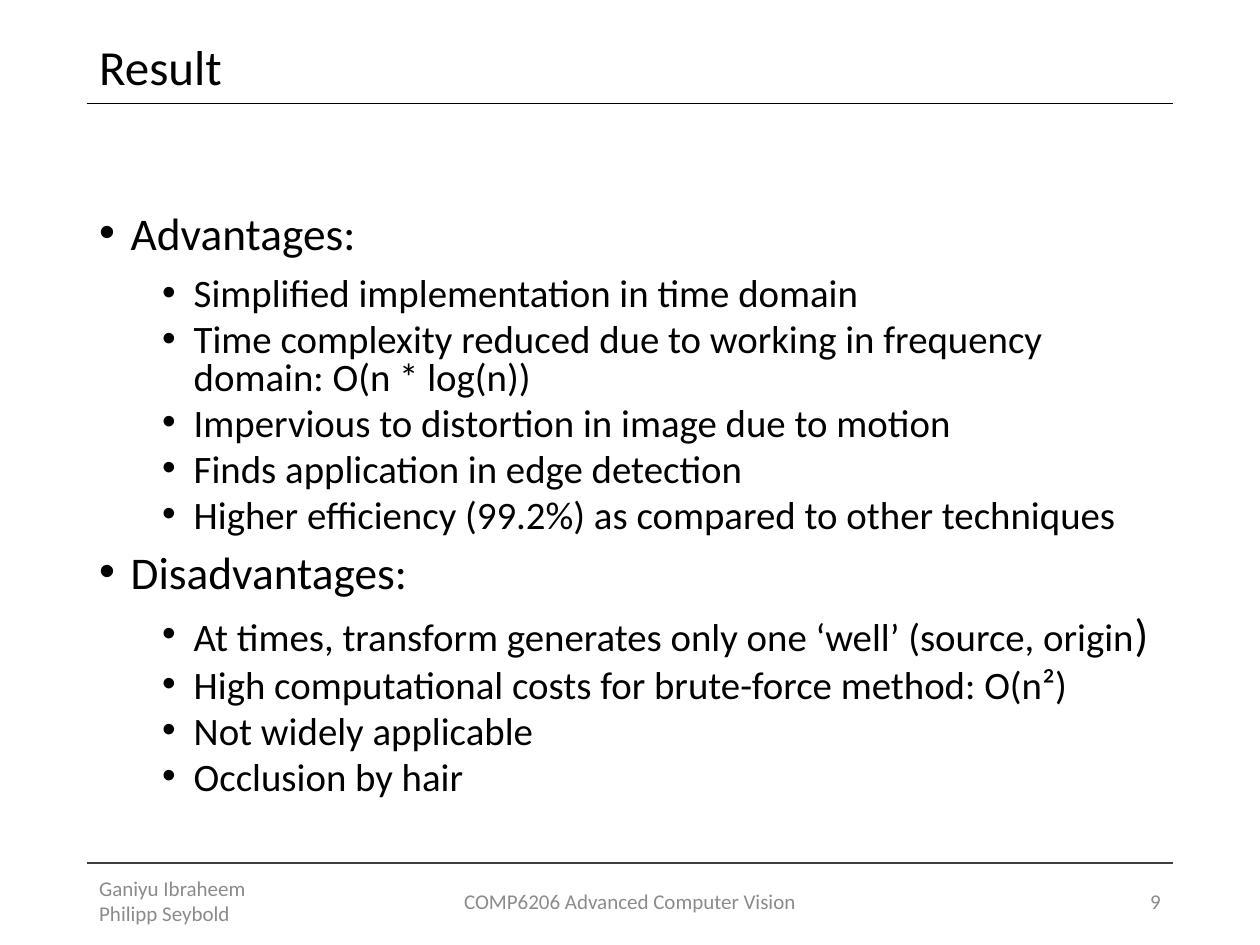
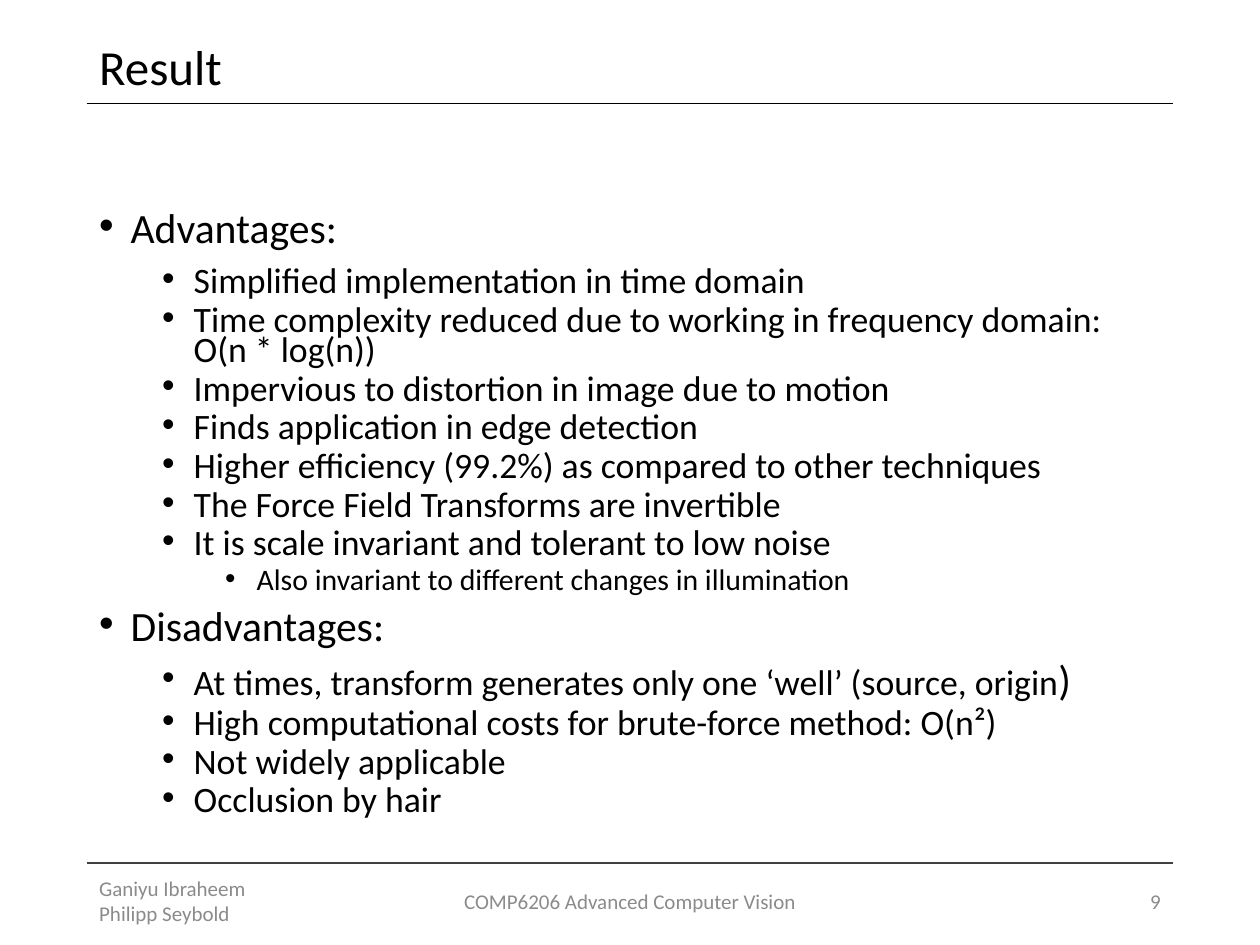
Before and after one commit to Lxrd-AJ/ForceFieldTransforms, a slide deck: slide 9 of Force Field Transformation.pptx. Drawn at 1260x945 pixels with LibreOffice and Linux fonts; fonts in the diff are those of the drawing. Boxes give left, top, right and bottom in pixels: in the first picture for what was removed or moved away, otherwise in the second. Text is boxed around its words. In the diff, an @@ line names an element or a change of style, - is before the commit and + after.

Commit message:
Force Field Implementation in progress ...

```diff
--- a/Force Field Transformation.pptx
+++ b/Force Field Transformation.pptx
@@ text at (131,214,1102,818): size 25.9 to 23.8 pt in "Advantages:", "Disadvantages:", "origin)"; size 22.2 to 20.4 pt in "Simplified implementation in time domain", "Time complexity reduced due to working in ...", "Impervious to distortion in image due to ...", "Finds application in edge detection" and 5 more places; line spacing 0.8 to 0.7 @@
@@ text at (194,492,849,595): paragraphs added @@
+  • The Force Field Transforms are invertible
+  • It is scale invariant and tolerant to low noise
+    • Also invariant to different changes in illumination
```
Also in this commit, not shown: 8 other files.
